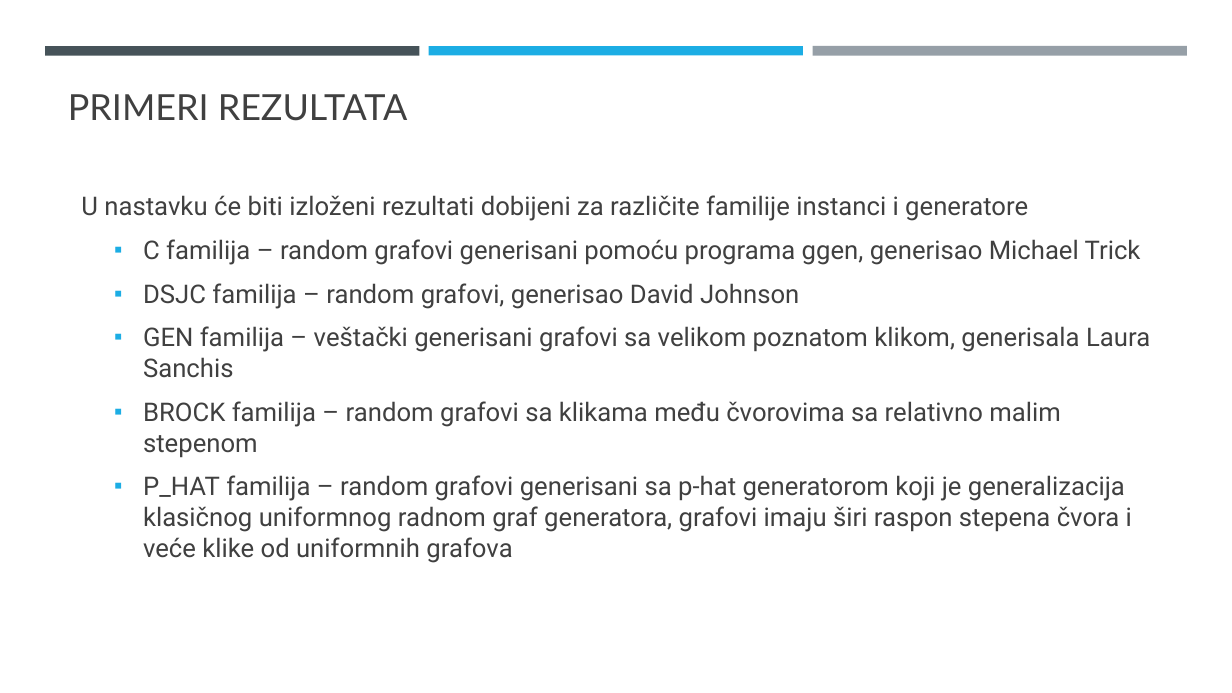
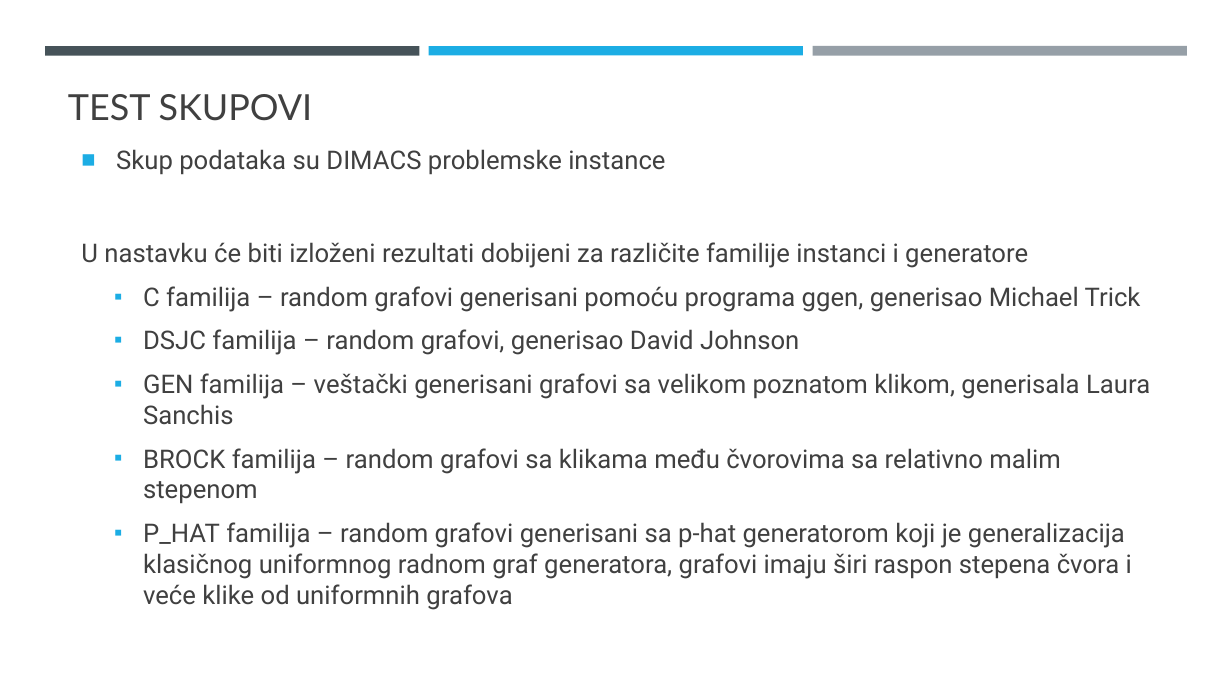
Before and after one commit to rogue97/clique, a slide deck: slide 9 of [RI] Maximum clique - 107_2015 197_2016.pptx (slide 6 before the commit). Drawn at 1232x693 pixels with LibreOffice and Linux fonts; fonts in the diff are those of the drawing. Boxes give left, top, right and bottom in pixels: in the first picture for what was removed or moved away, otherwise in the second. Text is boxed around its words. In the diff, an @@ line names an element or a change of style, - is before the commit and + after.

```diff
--- a/[RI] Maximum clique - 107_2015 197_2016.pptx
+++ b/[RI] Maximum clique - 107_2015 197_2016.pptx
@@ title at (68,94,313,121): text changed @@
-PRIMERI REZULTATA
+TEST SKUPOVI
@@ text at (116,149,665,175): paragraph added @@
+■ Skup podataka su DIMACS problemske instance
```
Also in this commit, not shown: 4 other slides changed, 5 slides added, 3 slides removed, 17 other files.
